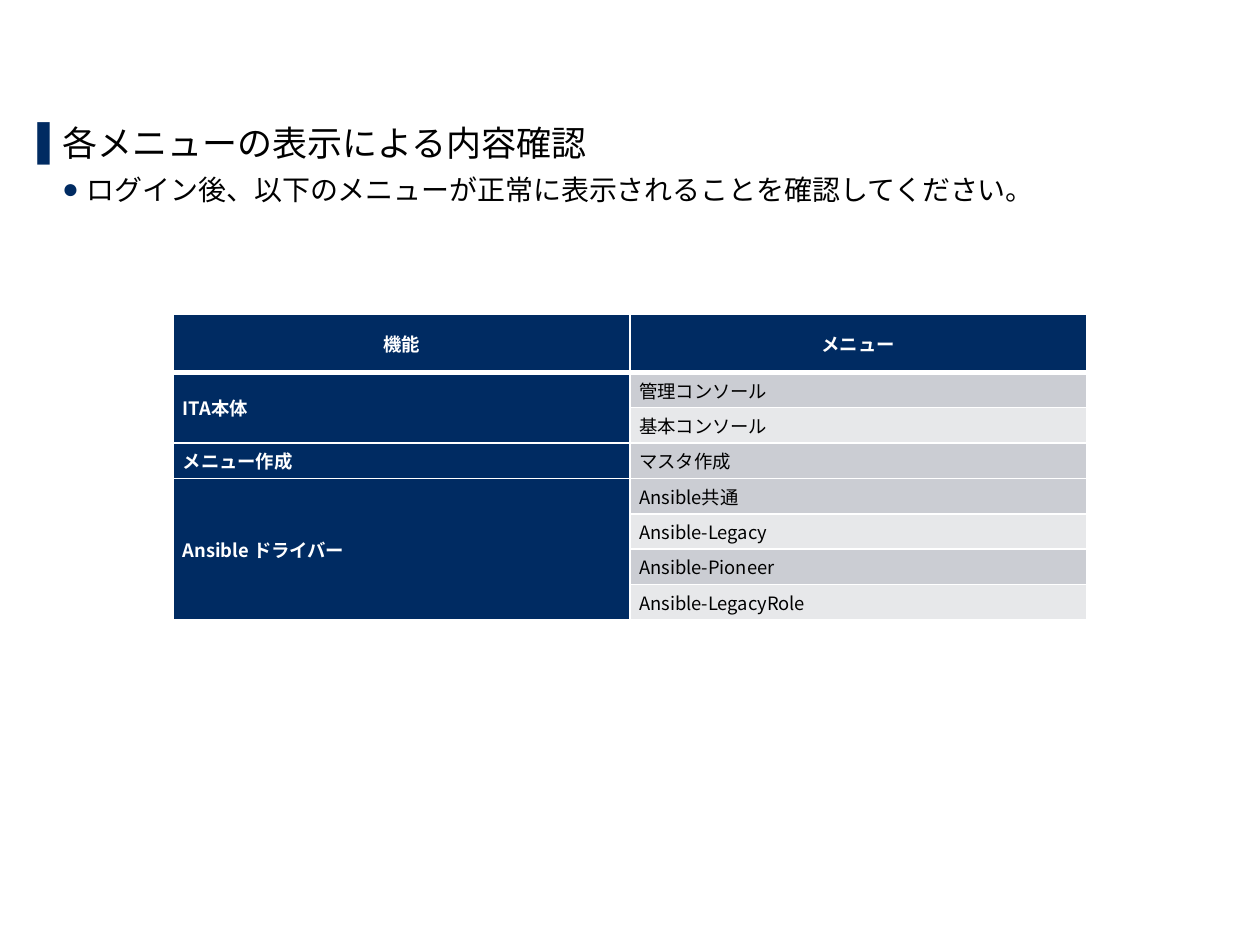
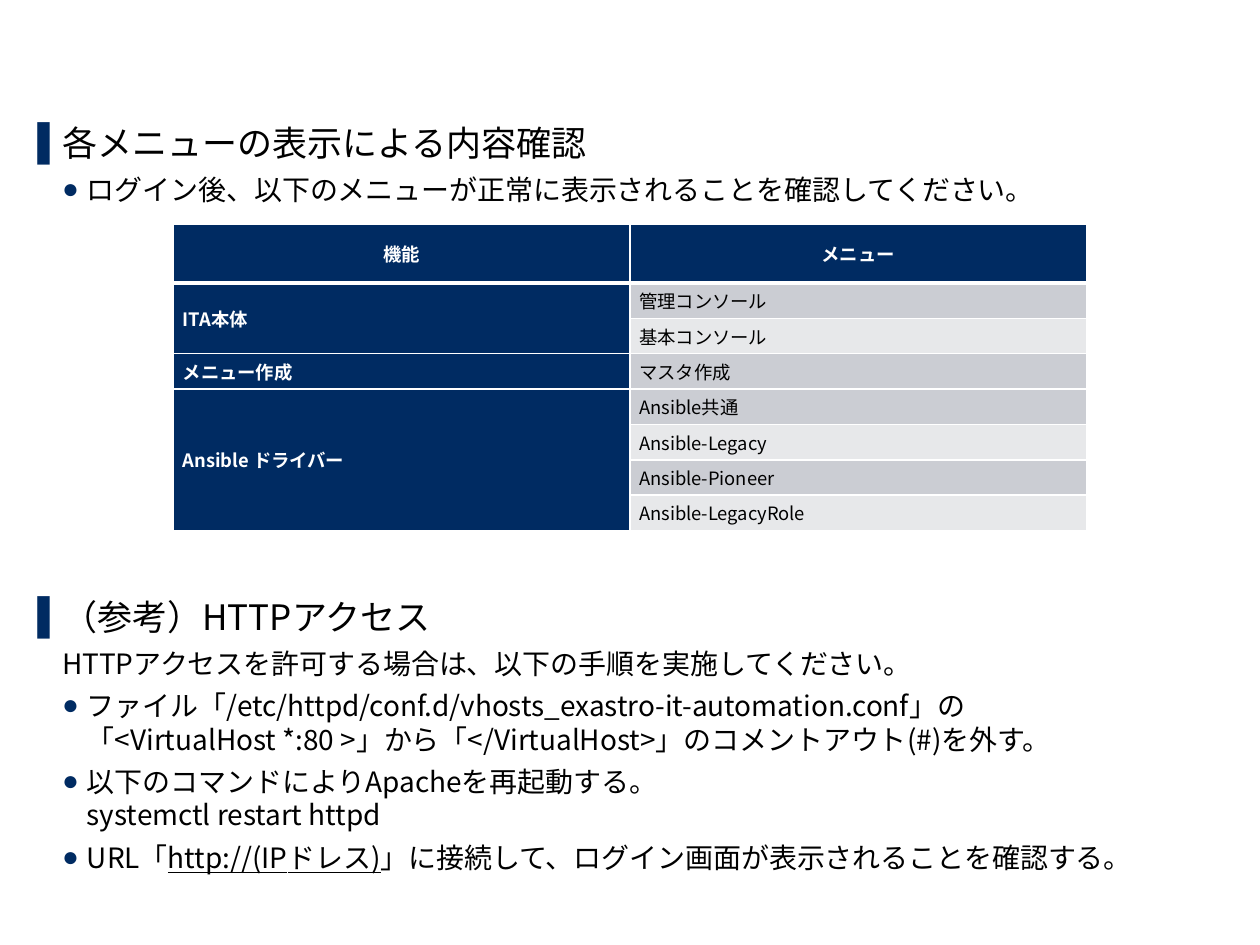
Before and after one commit to exastro-suite/it-automation-docs, a slide deck: slide 25 of asset/Learn_ja/ITA-online-install_ja.pptx. Drawn at 1260x945 pixels with LibreOffice and Linux fonts; fonts in the diff are those of the drawing; background and template pictures are left out. Boxes give left, top, right and bottom in pixels: in the first picture for what was removed or moved away, otherwise in the second. Text is boxed around its words. In the diff, an @@ line names an element or a change of style, - is before the commit and + after.

Commit message:
2020/03/25 16:03:26

```diff
--- a/asset/Learn_ja/ITA-online-install_ja.pptx
+++ b/asset/Learn_ja/ITA-online-install_ja.pptx
@@ table: place and size @@
-table at [174,314,1086,620]
+table at [174,224,1086,530]
@@ text at [62,600,1132,875]: paragraphs added @@
+▌ （参考）HTTPアクセス
+  HTTPアクセスを許可する場合は、以下の手順を実施してください。
+  ● ファイル「/etc/httpd/conf.d/vhosts_exastro-it-automation.conf」の
+    「<VirtualHost *:80 >」から「</VirtualHost>」のコメントアウト(#)を外す。
+  ● 以下のコマンドによりApacheを再起動する。
+    systemctl restart httpd
+  ● URL「http://(IPドレス)」に接続して、ログイン画面が表示されることを確認する。
```
Also in this commit, not shown: 2 other slides changed.
